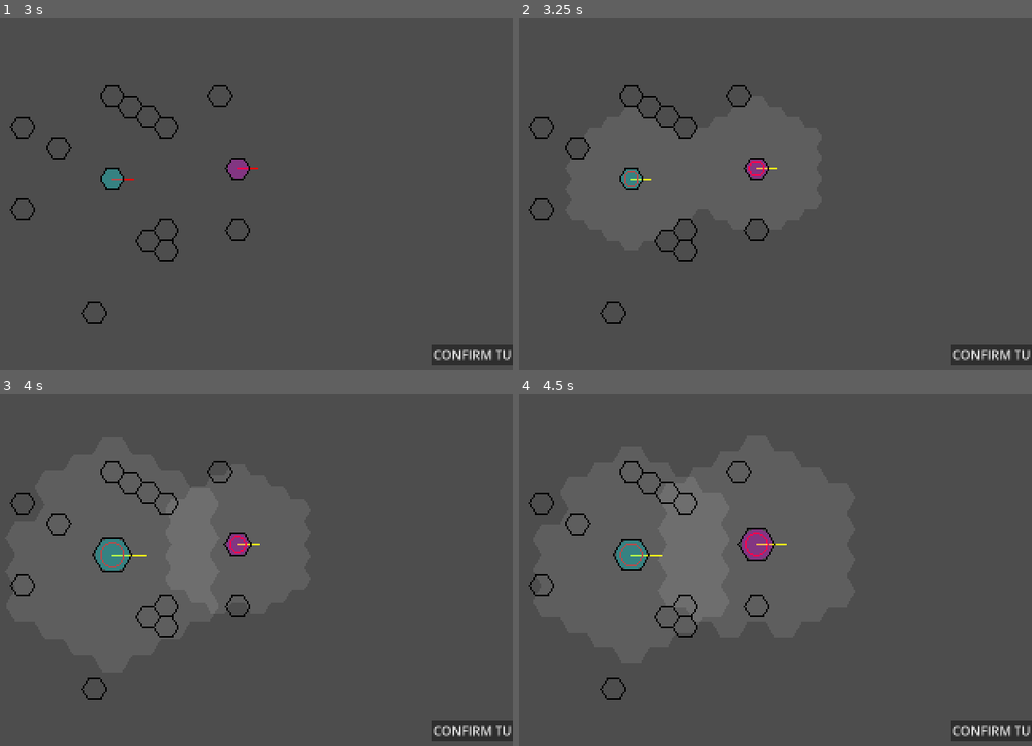
Above: before the commit, frames 1-4 (two rows, left to right).
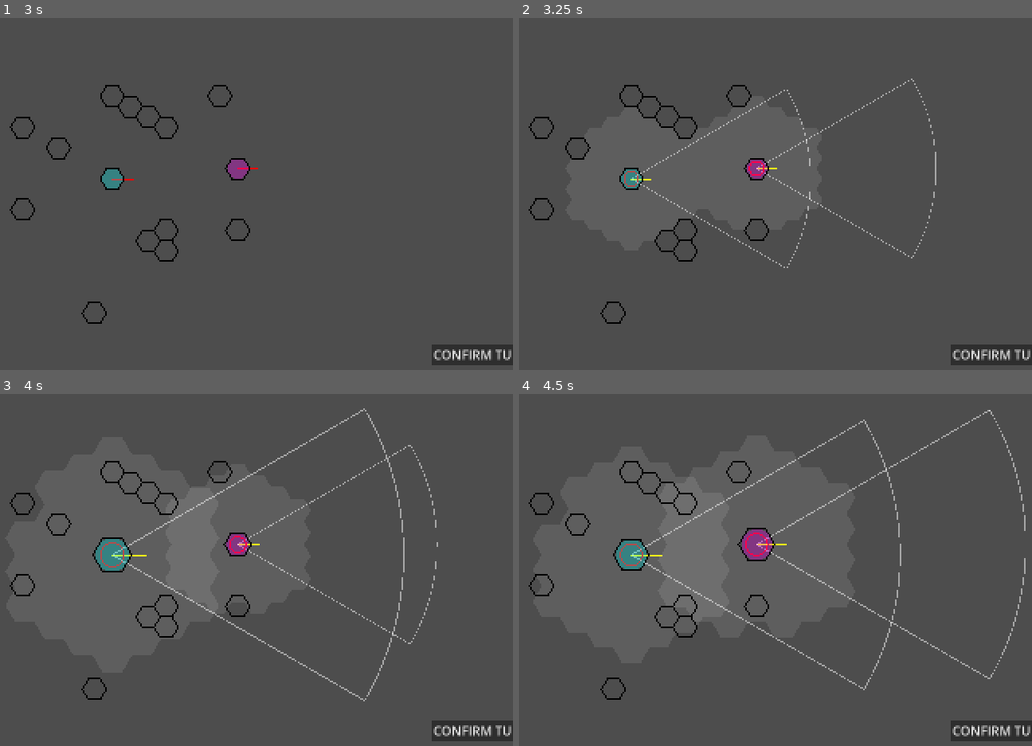
Above: after the commit, the same moments.

Repository: DoodlesQ/hex-strategy-game
Game: Godot game, scene res://main.tscn
Two runs of this game, one before a commit and one after it. Both use one fixed random seed, a clock stepped at 60 frames per second and the inputs below. The project has no main scene, so this scene is started directly.
Inputs (mouse positions are in pixels of both pictures, inside the frame that each line leads up to):
- Up to frame 1 (3 s): click "CONFIRM TURN" at 0.5 s; click "CONFIRM TURN" at 1.25 s; tap Enter at 2 s; move the mouse to (333, 179) at 2.02 s; hold Right (beat_cycle_up) 2.03-2.75 s; click (333, 179) at 2.1 s; drag from (66, 215) to (164, 267) at 2.77 s
- Up to frame 2 (3.25 s): no input
- Up to frame 3 (4 s): tap Space (change_tool) at 3.5 s; move the mouse to (256, 496) at 3.52 s; hold Right (beat_cycle_up) from 3.53 s (still down); tap Z (move_undo) at 3.6 s; click (256, 496) at 3.8 s
- Up to frame 4 (4.5 s): release Right (beat_cycle_up) at 4.25 s; drag from (683, 643) to (524, 520) at 4.27 s

Frame 1 is identical in both runs. In frame 2, 0.5% of the frame differs, in the area x 22-82%, y 17-72%; in frame 3, 0.9%; in frame 4, 1.1%, in the area x 22-99%, y 4-85%.

Commit message:
Enemy detection migrated away from vision map; Enemy visibility now stored individually

Diff:
--- a/Objects/command.gd
+++ b/Objects/command.gd
@@ -48,9 +48,9 @@
 		token.tween_to_aim(direction, func():
 			token.target_tile = target
 			token.generate_vision(beat)
-			var target_data : Array = token.scan_for_enemy()
-			if len(target_data) > 0:
-				token.act_on_enemy(beat, target_data[0], target_data[1])
+			var targeted : Vector3 = token.scan_for_enemy()
+			if targeted.is_finite():
+				token.act_on_enemy(beat, targeted)
 			callback.call()
 		, 1.0)
 
@@ -73,9 +73,9 @@
 		token.focused = false
 		token.target_tile = Vector3.INF
 		token.generate_vision(beat)
-		var target_data : Array = token.scan_for_enemy()
-		if len(target_data) > 0:
-			token.act_on_enemy(beat, target_data[0], target_data[1])
+		var targeted : Vector3 = token.scan_for_enemy()
+		if targeted.is_finite():
+			token.act_on_enemy(beat, targeted)
 		callback.call()
 
 class Undefined:
--- a/Objects/token.gd
+++ b/Objects/token.gd
@@ -299,51 +299,81 @@
 	periphery_tiles = []
 	enemy_tiles = {}
 	for trie : Array[Vector3] in _tries_radial:
-		_line_of_sight(center, trie, false)
+		_line_of_sight(beat, center, trie, false)
 	if focused:
 		for trie : Array[Vector3] in _focus_cone:
-			_line_of_sight(center, trie, true)
+			_line_of_sight(beat, center, trie, true)
 		for trie : Array[Vector3] in _periphery_cone:
-			_line_of_sight(center, trie, false)
-
-func _line_of_sight(center : Vector3, trie : Array[Vector3], focus : bool) -> void:
+			_line_of_sight(beat, center, trie, false)
+
+func _line_of_sight(beat : int, center : Vector3, trie : Array[Vector3], focus : bool) -> void:
 	var partial : bool = !focus
+	# Check every tile along trie
 	for point : Vector3 in trie:
 		var skip : bool = false
-		if point.is_zero_approx(): skip = true
-		elif point in visible_tiles: skip = true
+		# If tile is the center, skip it.
+		if point.is_zero_approx(): continue
+		# If this tile is already fully visible, it can be skipped.
+		if point in visible_tiles: skip = true
+		# If this line of sight is only partial vision, and the tile is already
+		#  partially visible, it can be skipped.
 		elif partial and point in partial_visible_tiles: skip = true
+		# If this line of sight is only peripheral vision, and the tile is
+		#  already in periphery, it can be skipped.
 		elif not focus and point in periphery_tiles: skip = true
+		#  If it was, the line of sight ends here. Enemies are solid.
+		#  If it wasn't, then just skip this tile and continue the line.
 		if skip:
-			if point in enemy_tiles.keys(): break
 			continue
+		# If we reach this line and this tile is in periphery, we know we aren't
+		#  checking peripheral vision (or it would've been skipped). As such,
+		#  erase it from periphery, since we're about to update our vision on it.
 		if point in periphery_tiles: periphery_tiles.erase(point)
+		# Similary, if we aren't checking partial and this tile is already
+		#  marked as partial vision, we know we must be checking full vision,
+		#  so remove it from that list.
 		if not partial and point in partial_visible_tiles:
 			partial_visible_tiles.erase(point)
+		# Ask the manager if there are any cells at this tile.
 		var other : Cell = manager.get_cell_at(point + center)
-		if other:
-			if other is Token:
-				if (other.faction == 0 or other.faction != faction):
-					if point in enemy_tiles.keys(): break
-					else:
-						enemy_tiles[point] = other
-				if partial:
-					if not focus: periphery_tiles.append(point)
-					else: partial_visible_tiles.append(point)
-					break
+		if not other:
+			# If there aren't, check all the token positions at this beat,
+			#  and if there's a token at this tile *during* this beat, then
+			#  actually there is a cell here.
+			for t : Token in manager.tokens:
+				if t == self: continue
+				if point == t.backsolve(beat) - center:
+					#print(t.backsolve(beat), t.cubic)
+					other = t
+		# If we found a cell (or backsolved token) at this beat, and it isn't
+		#  ourself, then check it for collisions
+		if other and other != self:
+			# If the cell is a token, and (just to double check), it is actually
+			#  at this tile during this beat, we need to check it for vision.
+			if other is Token and other.backsolve(beat) - center == point:
+				var enemy_visibility : int = 2
+				if not focus: enemy_visibility = 0
+				elif partial: enemy_visibility = 1
+
+				if point in enemy_tiles.keys():
+					if enemy_tiles[point].visibility < enemy_visibility:
+						enemy_tiles[point].visibility = enemy_visibility
 				else:
-					visible_tiles.append(point)
-					partial = true
-					continue
+					enemy_tiles[point] = {"token": other, "visibility": enemy_visibility}
+			# If we're checking for periphery, and it isn't transparent,
+			#  then the line stops here.
+			if not focus:
+				if other.visibility != Visibility.TRANSPARENT: break
+			# Otherwise, account for cell visibility and swap to partial
+			#  vision if required.
 			else:
-				if not focus:
-					if other.visibility != Visibility.TRANSPARENT: break
-				else:
-					match other.visibility:
-						Cell.Visibility.SOLID: break
-						Cell.Visibility.PARTIAL:
-							if partial: break
-							else: partial = true
+				match other.visibility:
+					Cell.Visibility.SOLID: break
+					Cell.Visibility.PARTIAL:
+						if partial: break
+						else: partial = true
+		# If we got this far, we can see this tile somehow. Add it to the
+		#  appropriate list.
 		if not focus: periphery_tiles.append(point)
 		else:
 			if partial: partial_visible_tiles.append(point)
@@ -472,43 +502,40 @@
 ## [br]Returns an array containing the nearest enemy found and at what
 ## visibility that enemy was found (0 for peripheral, 1 for partial, 2 for
 ## fully visible)
-func scan_for_enemy() -> Array:
+func scan_for_enemy() -> Vector3:
 	if len(enemy_tiles) > 0:
 		var closest : float = INF
 		var targets : Array[Vector3] = []
-		for e : Vector3 in enemy_tiles.keys():
-			var e_distance : float = Cubic.distance(e, Vector3.ZERO)
-			if e_distance <= closest:
-				closest = e_distance
-				targets.append(e)
+		for point : Vector3 in enemy_tiles.keys():
+			var enemy_distance : float = Cubic.distance(point, Vector3.ZERO)
+			if enemy_distance <= closest:
+				closest = enemy_distance
+				targets.append(point)
 		var target : Vector3 = targets[0]
 		if len(targets) > 1: target = targets.pick_random()
-		var target_visibility : int = 0
-		if target in partial_visible_tiles: target_visibility = 1
-		if target in visible_tiles: target_visibility = 2
-		print("ENEMY SPOTTED @ ", target, ", VISIBILITY ", target_visibility)
-		return [target, target_visibility]
-	return []
+
+		return target
+	return Vector3.INF
 
 ## Initiate some act upon an enemy location's.
 ## Token becomes [param alert] if the target is within peripheral and turns to
 ## face it, otherwise it attempts to fire upon the target.
-func act_on_enemy(beat : int, target : Vector3, target_visibility : int) -> void:
+func act_on_enemy(beat : int, target : Vector3) -> void:
+	var enemy : Dictionary = enemy_tiles[target]
 	var moment_accuracy : float = accuracy
-	if target_visibility == 0:
+	if enemy.visibility == 0:
 		var aim_to : float = Cubic.get_angle(target)
 		aim_to = wrapf(snappedf(aim_to, Cell.PI_6 / 2), -PI, PI)
 		tween_to_aim(aim_to, func(): generate_vision(beat), 0.6)
 		alert = true
 		target_tile = target + cubic
 		moment_accuracy *= periphery_penalty
-	if target_visibility == 1: moment_accuracy *= partial_penalty
-	var enemy : Token = enemy_tiles[target]
-	var shot : float = randf() - enemy.evasion
+	if enemy.visibility == 1: moment_accuracy *= partial_penalty
+	var shot : float = randf() - enemy.token.evasion
 	if shot < moment_accuracy and shot > 0.0:
-		enemy.deal_damage(damage)
+		enemy.token.deal_damage(damage)
 	else:
-		enemy.deal_damage(damage * miss_penalty)
+		enemy.token.deal_damage(damage * miss_penalty)
 
 func deal_damage(hits : float) -> void:
 	health = max(0.0, health - hits)
@@ -607,6 +634,28 @@
 		draw_colored_polygon(hex, Color(1,0,0,0.0))
 
 	draw_set_transform(Vector2.ZERO)
+	draw_vision_cone(self, self, facing, center)
+
+static func draw_vision_cone(
+		canvas : CanvasItem,
+		token : Token,
+		angle : float,
+		origin : Vector2 = Vector2.ZERO,
+		alpha : float = 0.5
+	) -> void:
+		angle += Cell.PI_6
+		var radius : float = token.focus_distance * token.manager.grid.inner_radius * HexGrid.SQRT_3
+		var a1 : float = angle - token.focus_angle
+		var a2 : float = angle + token.focus_angle
+		var v : Vector2 = origin + Vector2.from_angle(a1) * radius
+		var w : Vector2 = origin + Vector2.from_angle(a2) * radius
+		var color : Color = Color(1,1,1,alpha)
+		canvas.draw_line(origin, v, color, 2)
+		canvas.draw_line(origin, w, color, 2)
+		canvas.draw_arc(origin, radius, a1, Command.Aim.get_rotate_to(a1, a2), 100, color, 2)
+		color = Color(1,1,1,alpha * 0.5)
+
+
 
 ## Draw [param token]'s projected path, as defined by the movements listed in
 ## [member beats]. Path drawn will start from [param origin].
--- a/main.tscn
+++ b/main.tscn
@@ -26,6 +26,7 @@
 move_length = 2
 focus_distance = 10
 periphery = 1.0471975511965976
+visibility = 1
 cubic = Vector3(-5, 2, 3)
 metadata/_custom_type_script = "uid://b0gpnolicy1rx"
 
@@ -36,6 +37,7 @@
 move_length = 2
 focus_distance = 10
 periphery = 1.0471975511965976
+visibility = 1
 cubic = Vector3(2, -2, 0)
 metadata/_custom_type_script = "uid://b0gpnolicy1rx"
 
